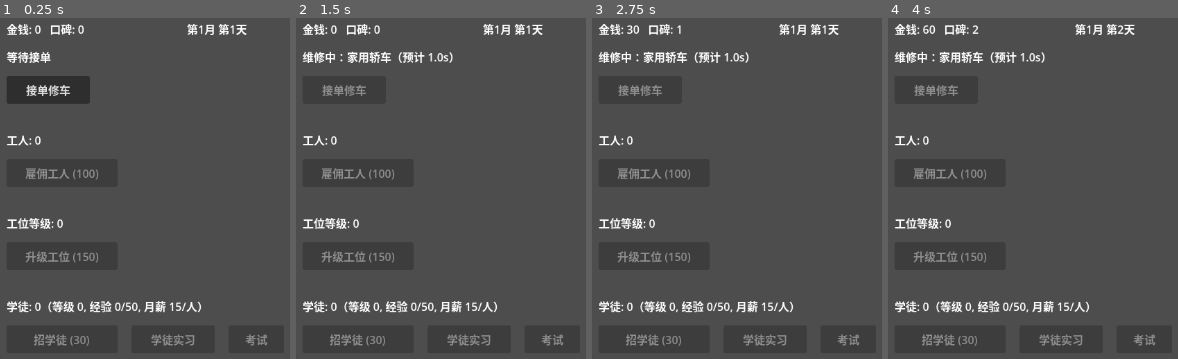
Above: before the commit, frames 1-4 (left to right).
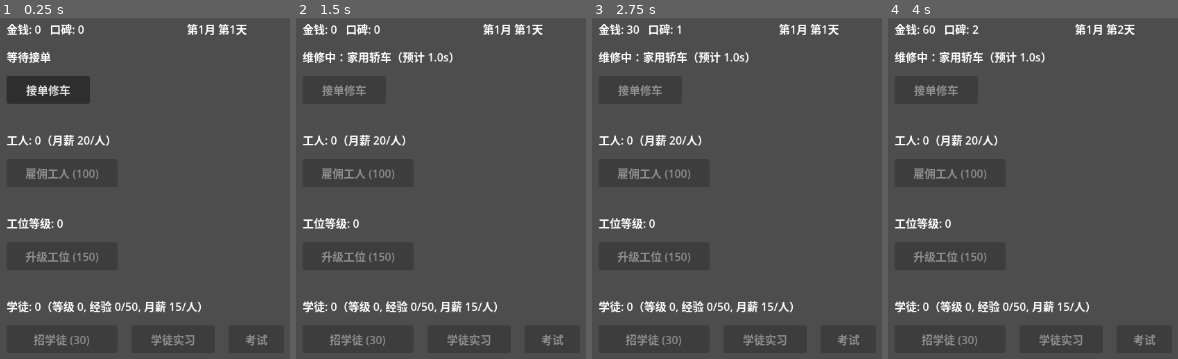
Above: after the commit, the same moments.

Repository: XinLiucc/cocos-game-project
Game: Godot game, scene res://scenes/Main.tscn
The game is run twice, just before and just after one commit, with the same random seed, the same clock (stepped at 60 frames per second) and the same inputs.
Inputs (mouse positions are in pixels of both pictures, inside the frame that each line leads up to):
- Up to frame 1 (0.25 s): no input
- Up to frame 2 (1.5 s): click "接单修车" at 0.5 s; tap Enter at 1.25 s; move the mouse to (outside the picture) at 1.27 s; hold D from 1.28 s (still down); tap B at 1.35 s; click (outside the picture) at 1.42 s
- Up to frame 3 (2.75 s): tap Space at 1.52, 2 s; release D at 2 s; drag from (797, 226) to (outside the picture) at 2.02 s
- Up to frame 4 (4 s): tap Enter at 2.75 s; move the mouse to (outside the picture) at 2.77 s; hold D 2.78-3.5 s; tap E at 2.85 s; tap Space at 3.5 s; drag from (outside the picture) to (1012, 137) at 3.52 s

The runs differ from the first frame. In frame 1, 0.3% of the frame differs, in the area x 16-38%, y 34-38%; in frame 2, 0.3%; in frame 3, 0.3%; in frame 4, 0.3%.

Commit message:
Add worker salary to monthly settlement
Workers previously had no upkeep cost, only apprentices did, which
made the two asymmetric. Deduct worker salary alongside apprentice
salary at month end and show it in the worker label.

Diff:
--- a/car_repair_shop/scripts/GameState.gd
+++ b/car_repair_shop/scripts/GameState.gd
@@ -14,6 +14,7 @@
 const BASE_HIRE_COST := 100
 const HIRE_COST_STEP := 50
 const WORKER_SPEED_BONUS := 0.1
+const WORKER_SALARY_PER_HEAD := 20
 
 # 占位数值：设施升级机制也没细化，先用递增费用 + 固定收入加成代替，跟招人是独立的两条杠杆
 const BASE_UPGRADE_COST := 150
@@ -65,9 +66,9 @@
 
 
 func _on_month_end() -> void:
-	if apprentice_count <= 0:
+	var total_salary := worker_count * WORKER_SALARY_PER_HEAD + apprentice_count * apprentice_salary_per_head()
+	if total_salary <= 0:
 		return
-	var total_salary := apprentice_count * apprentice_salary_per_head()
 	money -= total_salary
 	money_changed.emit(money)
 
--- a/car_repair_shop/scripts/Main.gd
+++ b/car_repair_shop/scripts/Main.gd
@@ -135,7 +135,7 @@
 
 func _update_labels() -> void:
 	money_label.text = "金钱: %d   口碑: %d" % [game_state.money, game_state.reputation]
-	worker_label.text = "工人: %d" % game_state.worker_count
+	worker_label.text = "工人: %d（月薪 %d/人）" % [game_state.worker_count, game_state.WORKER_SALARY_PER_HEAD]
 	hire_button.text = "雇佣工人 (%d)" % game_state.next_hire_cost()
 	hire_button.disabled = game_state.money < game_state.next_hire_cost()
 	facility_label.text = "工位等级: %d" % game_state.facility_level
